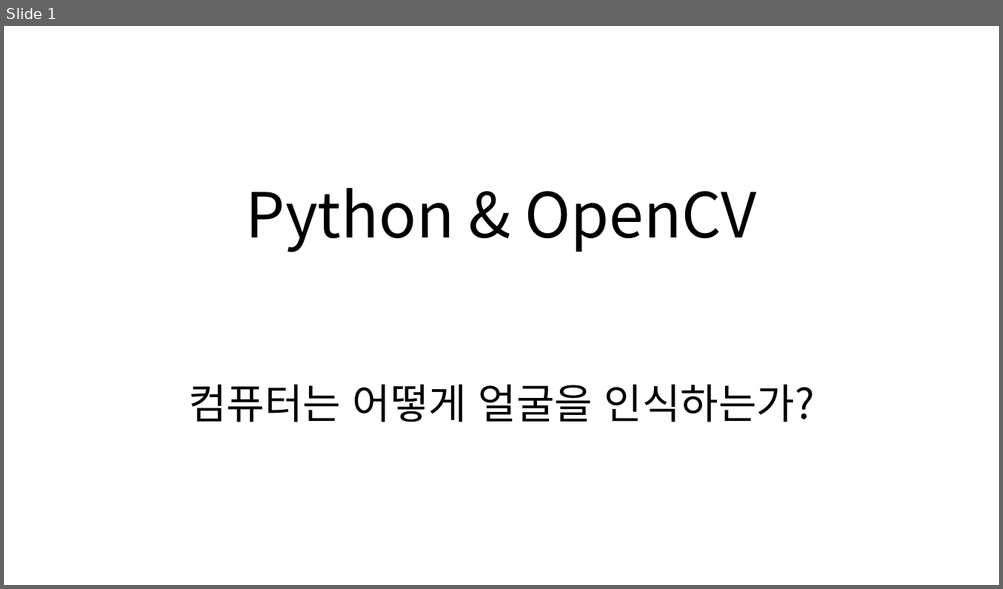
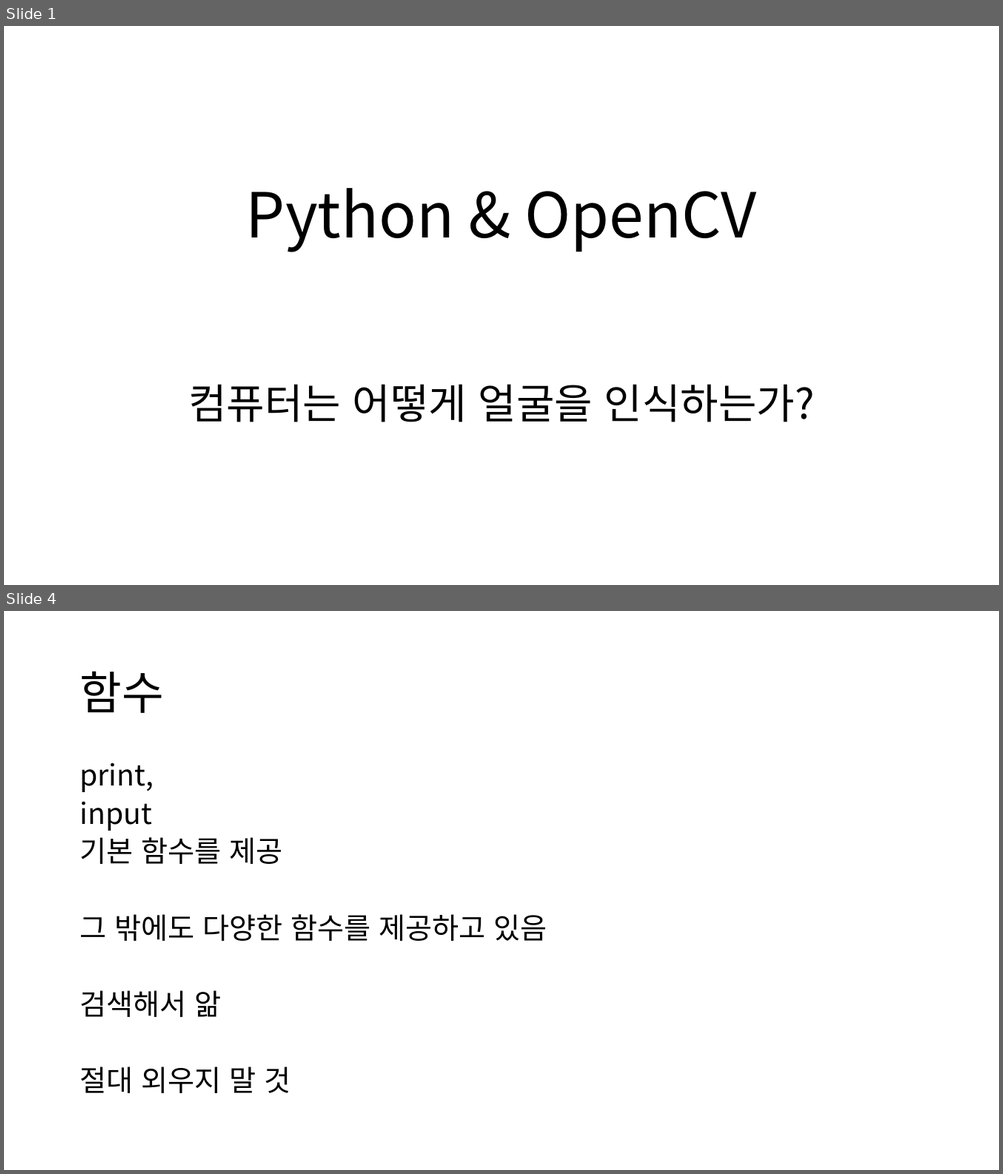
Before and after one commit to SeongYil/ym, a slide deck: 3주차/3주차.pptx. Shown one above the other, each under a label of ours: slide 1 before the commit, slides 1 and 4 after it; the slides between them are not shown. The pictures are 1003x589 and 1003x1174 pixels, drawn with LibreOffice and Linux fonts; fonts in the diff are those of the drawing. Boxes give left, top, right and bottom in pixels: in the first picture for what was removed or moved away, otherwise in the second. Text is boxed around its words. In the diff, an @@ line names an element or a change of style, - is before the commit and + after.

```diff
--- a/3주차/3주차.pptx
+++ b/3주차/3주차.pptx
@@ slide 4 added at bbox=[4, 611, 999, 1170], background #FFFFFF @@
@@ title added at bbox=[79, 671, 163, 713], 44 pt, text #000000 @@
+함수
@@ text added at bbox=[79, 763, 546, 1093], 28 pt, text #000000 @@
+print,
+input
+기본 함수를 제공
+그 밖에도 다양한 함수를 제공하고 있음
+검색해서 앎
+절대 외우지 말 것
```
Also in this commit, not shown: 6 other slides added, 7 other files.
